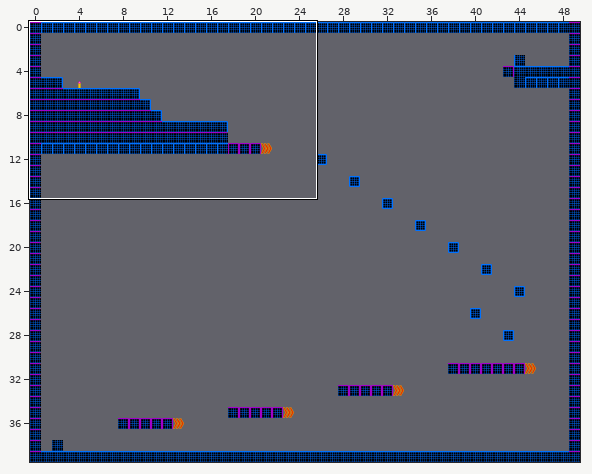
Tiled map -- Game/data/maps/Level3.tmx. The picture above shows the old version from afar; the outline marks the close-up.
Close-up. First the earlier version:
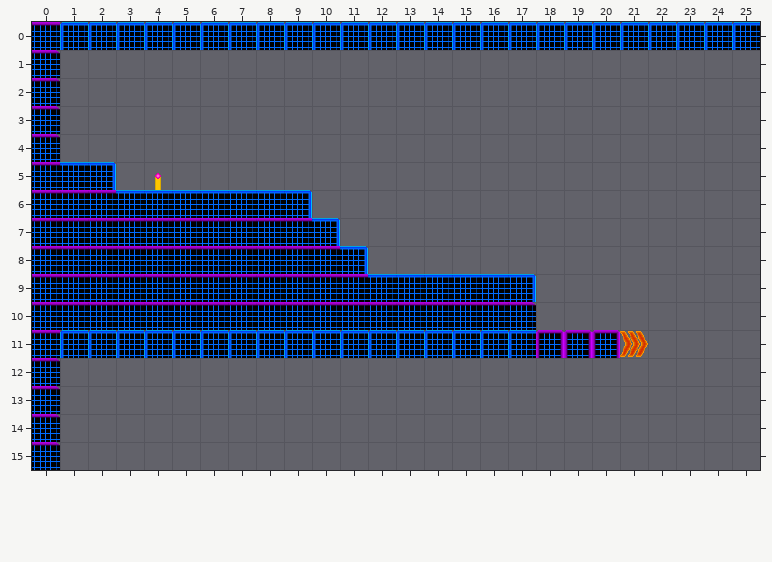
Cells are 32x32 px. Shown: x 0..25, y 0..15. The commit also changed other parts of the map, which this record leaves out.
After the commit:
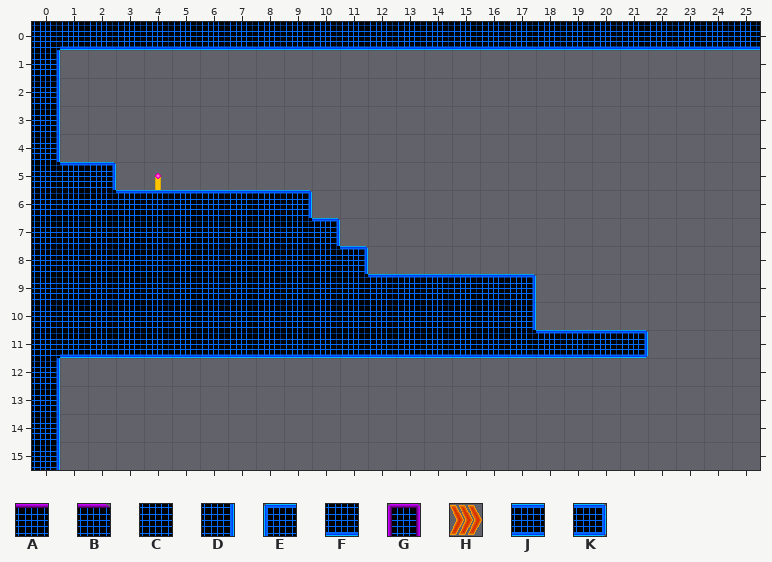
Key: from "TestTile": A 9, B 10, C 12, D 13, E 17, F 23, G 52, H 53, J 70, K 71.
_ is an empty cell, . an unchanged one.
From old to new:
--- layer "Tile Layer 1"
@@ x 0..25 @@
- 0 AEEEEEEEEEEEEEEEEEEEEEEEEE
- 1 B.........................
- 2 B.........................
- 3 B.........................
- 4 B.........................
- 5 A.........................
- 6 AAA.......................
- 7 AAAAAAAAAA................
- 8 AAAAAAAAAAA...............
- 9 AAAAAAAAAAAA..............
-10 AAAAAAAAAAAAAAAAAB........
-11 AEEEEEEEEEEEEEEEEEGGGH....
-12 B.........................
-13 B.........................
-14 B.........................
-15 B.........................
+ 0 CFFFFFFFFFFFFFFFFFFFFFFFFF
+ 1 D.........................
+ 2 D.........................
+ 3 D.........................
+ 4 D.........................
+ 5 C.........................
+ 6 CCC.......................
+ 7 CCCCCCCCCC................
+ 8 CCCCCCCCCCC...............
+ 9 CCCCCCCCCCCC..............
+10 CCCCCCCCCCCCCCCCCD........
+11 CFFFFFFFFFFFFFFFFFJJJK....
+12 D.........................
+13 D.........................
+14 D.........................
+15 D.........................
Changed places in both close-ups, as pixel boxes (x1, y1, x2, y2):
changed: (32, 22, 760, 470)
